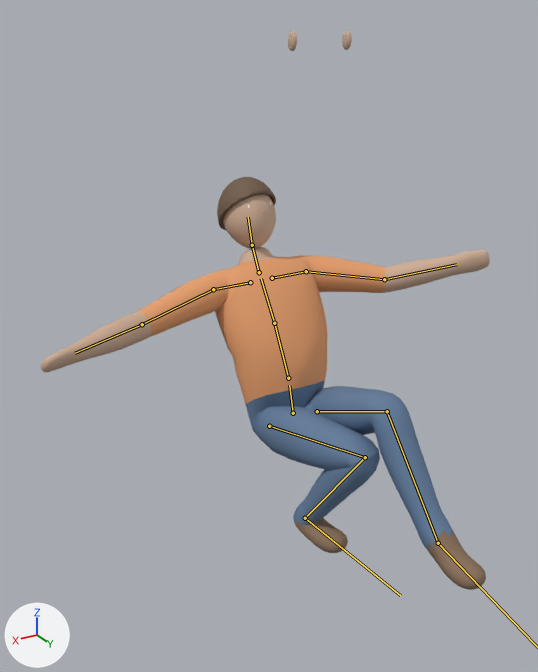
The glTF model models/personnage.glb, before and after one commit.
Rendered twice from a 50 mm camera at (1.274, 1.856, 1.739) aimed at (0.194, 0.056, 0.839). The lights are fixed; the arrows at lower left show +X, +Y and +Z. The picture after the commit comes second. Both versions are drawn at frame 0 of the action 'glisse'; the numbers are the values there. The bones that change, and the others that lie on the model, are drawn over the model as lines.

Objects in the first picture: 'Corps'.
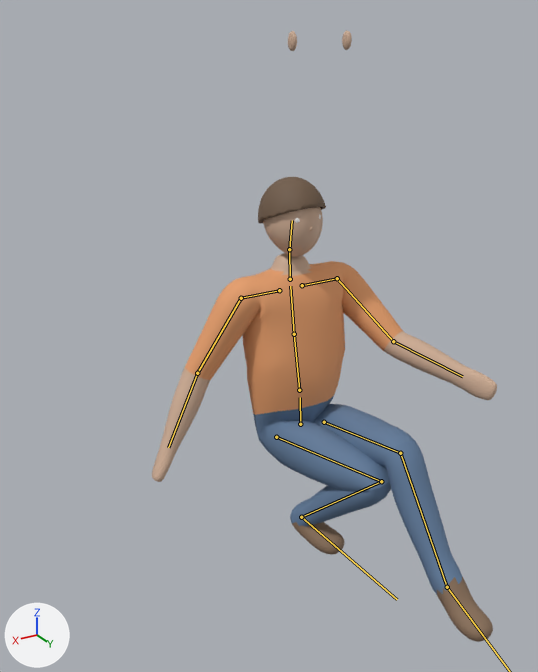
What differs and where, as boxes (x1, y1, x2, y2) in the pictures (538 x 672 px):
'Corps', posed (23% narrower, 9% taller): before (41, 30, 490, 590); after (152, 30, 497, 642)
bone 'bassin', root to tip: before (293, 413) to (289, 385); after (300, 424) to (300, 397)
bone 'colonne', root to tip: before (288, 378) to (274, 323); after (299, 390) to (294, 334)
bone 'poitrine', root to tip: before (274, 323) to (261, 278); after (294, 334) to (290, 286)
bone 'bras_D', root to tip: before (213, 289) to (142, 324); after (241, 298) to (197, 373)
bone 'avantbras_D', root to tip: before (142, 324) to (75, 353); after (197, 373) to (168, 447)
bone 'bras_G', root to tip: before (306, 271) to (384, 279); after (337, 278) to (393, 341)
bone 'avantbras_G', root to tip: before (384, 279) to (456, 264); after (393, 341) to (462, 376)
bone 'tete', root to tip: before (252, 245) to (248, 217); after (289, 249) to (292, 220)
bone 'cuisse_D', root to tip: before (269, 426) to (365, 457); after (276, 437) to (381, 481)
bone 'tibia_D', root to tip: before (365, 457) to (305, 518); after (381, 481) to (301, 517)
bone 'pied_D', root to tip: before (305, 518) to (400, 595); after (301, 517) to (397, 599)
bone 'cuisse_G', root to tip: before (317, 411) to (387, 411); after (324, 422) to (400, 453)
bone 'tibia_G', root to tip: before (387, 411) to (438, 543); after (400, 453) to (447, 587)

What changed in the scene script:
```text
Change bone_bassin:
    where bone_bassin = bpy.data.objects['Personnage'].pose.bones['bassin']
    bone_bassin.location: (0.0, -0.51, 0.1) -> (0.0, -0.53, 0.05)
    bone_bassin.rotation_quaternion: (0.992, 0.125, 0.0, 0.0) -> (0.999, 0.04, 0.0, 0.0)  # degrees (14, 0, 0) -> degrees (5, 0, 0)
Change bone_colonne:
    where bone_colonne = bpy.data.objects['Personnage'].pose.bones['colonne']  # child of 'bassin'
    bone_colonne.rotation_quaternion: (0.992, 0.125, 0.0, 0.0) -> (0.998, 0.06, 0.0, 0.0)  # degrees (14, 0, 0) -> degrees (7, 0, 0)
Change bone_poitrine:
    where bone_poitrine = bpy.data.objects['Personnage'].pose.bones['poitrine']  # child of 'colonne'
    bone_poitrine.rotation_quaternion: (0.999, 0.05, 0.0, 0.0) -> (1.0, -0.025, 0.0, 0.0)  # degrees (6, 0, 0) -> degrees (-3, 0, 0)
Change bone_bras_d:
    where bone_bras_d = bpy.data.objects['Personnage'].pose.bones['bras_D']  # child of 'clavicule_D'
    bone_bras_d.rotation_quaternion: (0.955, 0.198, 0.0, -0.22) -> (0.984, -0.156, -0.088, -0.007)  # degrees (22, 5, -25) -> degrees (-18, -10, 1)
Change bone_avantbras_d:
    where bone_avantbras_d = bpy.data.objects['Personnage'].pose.bones['avantbras_D']  # child of 'bras_D'
    bone_avantbras_d.rotation_quaternion: (0.989, 0.083, 0.1, 0.074) -> (0.98, 0.11, 0.133, 0.099)  # degrees (10, 11, 10) -> degrees (14, 14, 13)
Change bone_bras_g:
    where bone_bras_g = bpy.data.objects['Personnage'].pose.bones['bras_G']  # child of 'clavicule_G'
    bone_bras_g.rotation_quaternion: (0.945, 0.279, -0.163, -0.059) -> (0.921, 0.095, -0.174, -0.336)  # degrees (35, -16, -12) -> degrees (18, -15, -42)
Change bone_avantbras_g:
    where bone_avantbras_g = bpy.data.objects['Personnage'].pose.bones['avantbras_G']  # child of 'bras_G'
    bone_avantbras_g.rotation_quaternion: (0.969, 0.137, -0.166, -0.123) -> (0.955, 0.163, -0.198, -0.147)  # degrees (19, -17, -17) -> degrees (23, -19, -21)
Change bone_tete:
    where bone_tete = bpy.data.objects['Personnage'].pose.bones['tete']  # child of 'cou'
    bone_tete.rotation_quaternion: (0.985, -0.174, 0.0, 0.0) -> (0.992, -0.125, 0.0, 0.0)  # degrees (-20, 0, 0) -> degrees (-14, 0, 0)
Change bone_cuisse_d:
    where bone_cuisse_d = bpy.data.objects['Personnage'].pose.bones['cuisse_D']  # child of 'bassin'
    bone_cuisse_d.rotation_quaternion: (0.751, 0.648, -0.078, 0.097) -> (0.74, 0.65, -0.11, 0.135)  # degrees (81, -14, 3) -> degrees (82, -20, 3)
Change bone_tibia_d:
    where bone_tibia_d = bpy.data.objects['Personnage'].pose.bones['tibia_D']  # child of 'cuisse_D'
    bone_tibia_d.rotation_quaternion: (0.452, -0.892, 0.0, 0.0) -> (0.41, -0.912, 0.0, 0.0)  # degrees (-126, 0, 0) -> degrees (-132, 0, 0)
Change bone_pied_d:
    where bone_pied_d = bpy.data.objects['Personnage'].pose.bones['pied_D']  # child of 'tibia_D'
    bone_pied_d.rotation_quaternion: (0.925, 0.38, 0.0, 0.0) -> (0.91, 0.414, 0.0, 0.0)  # degrees (45, 0, 0) -> degrees (49, 0, 0)
Change bone_cuisse_g:
    where bone_cuisse_g = bpy.data.objects['Personnage'].pose.bones['cuisse_G']  # child of 'bassin'
    bone_cuisse_g.rotation_quaternion: (0.649, 0.761, 0.0, 0.0) -> (0.67, 0.743, 0.0, 0.0)  # degrees (99, 0, 0) -> degrees (96, 0, 0)
Change bone_tibia_g:
    where bone_tibia_g = bpy.data.objects['Personnage'].pose.bones['tibia_G']  # child of 'cuisse_G'
    bone_tibia_g.rotation_quaternion: (0.82, -0.572, 0.0, 0.0) -> (0.863, -0.505, 0.0, 0.0)  # degrees (-70, 0, 0) -> degrees (-61, 0, 0)
Change bone_pied_g:
    where bone_pied_g = bpy.data.objects['Personnage'].pose.bones['pied_G']  # child of 'tibia_G'
    bone_pied_g.rotation_quaternion: (0.968, -0.253, 0.0, 0.0) -> (0.953, -0.303, 0.0, 0.0)  # degrees (-29, 0, 0) -> degrees (-35, 0, 0)
```
